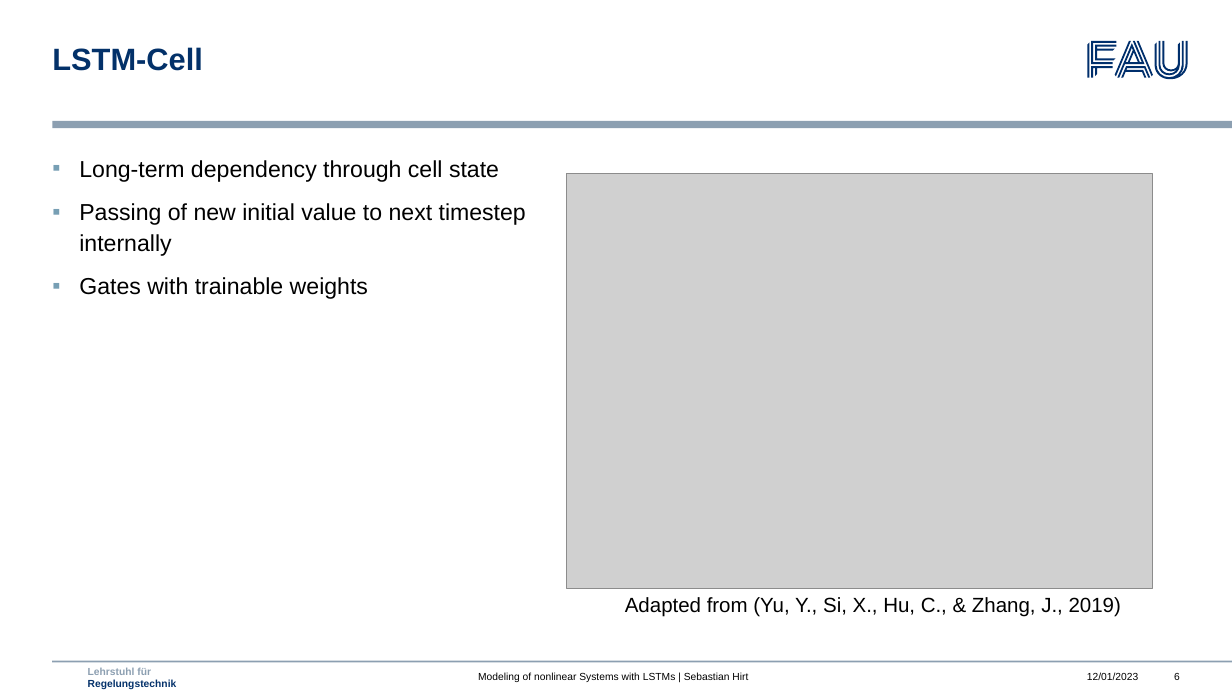
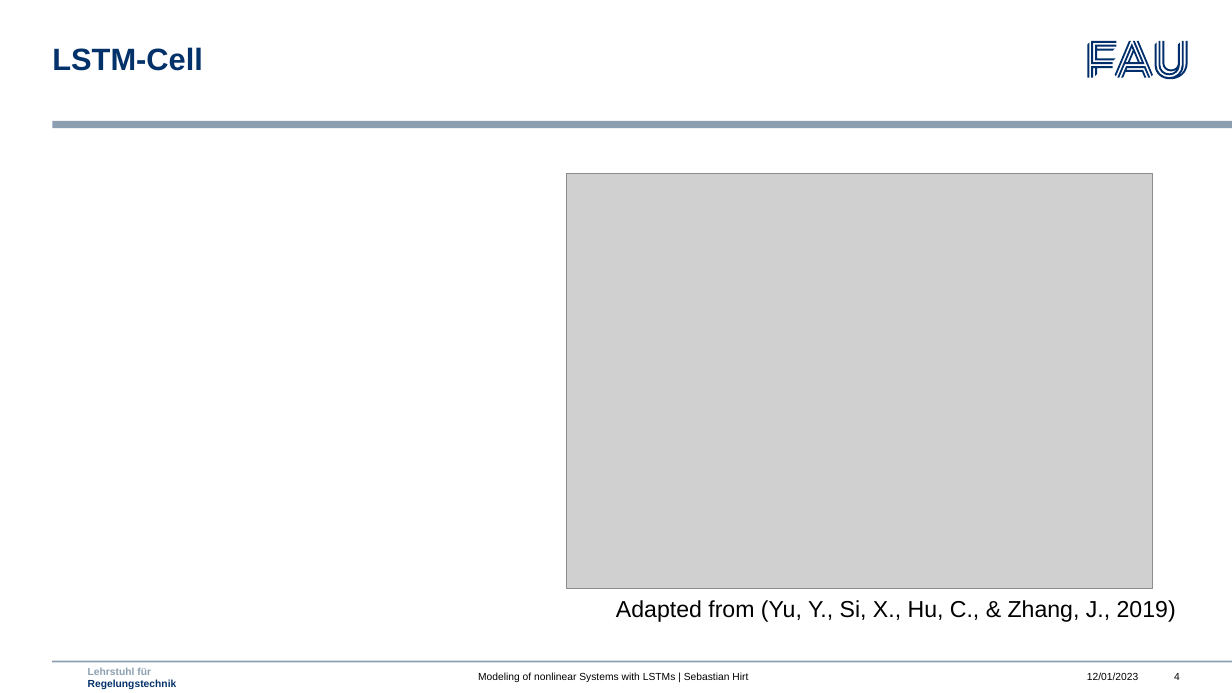
Before and after one commit to mokronos/nonlinearLSTM, a slide deck: slide 4 of presentation/nonlinearLSTM_slides.pptx (slide 6 before the commit). Drawn at 1232x693 pixels with LibreOffice and Linux fonts; fonts in the diff are those of the drawing; grey boxes stand for pictures; background and template pictures are left out. Boxes give left, top, right and bottom in pixels: in the first picture for what was removed or moved away, otherwise in the second. Text is boxed around its words. In the diff, an @@ line names an element or a change of style, - is before the commit and + after.

```diff
--- a/presentation/nonlinearLSTM_slides.pptx
+++ b/presentation/nonlinearLSTM_slides.pptx
@@ text removed at (79,160,526,299) @@
-▪ Long-term dependency through cell state
-▪ Passing of new initial value to next timestep
-  internally
-▪ Gates with trainable weights
@@ text "Adapted from (Yu, Y., Si, ...": place and size @@
-text "Adapted from (Yu, Y., Si, ..." at (625,597,1121,617)
+text "Adapted from (Yu, Y., Si, ..." at (616,600,1176,622)
@@ text "Adapted from (Yu, Y., Si, ..." at (616,600,1176,622): size 16 to 18 pt @@
@@ page number at (1174,673,1180,680): text changed @@
-6
+4
```
Also in this commit, not shown: 13 other slides changed, 4 slides removed.
